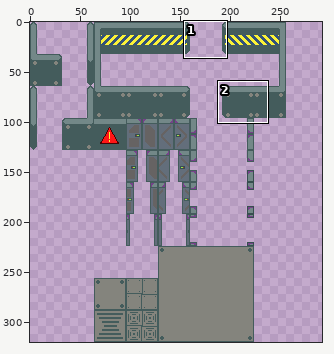
Edited in one commit: sprite sheet (assets/tilemaps/lab_tilemap.png). Above, an overview of the earlier version with the close-up marked.
Close-up. Old version:
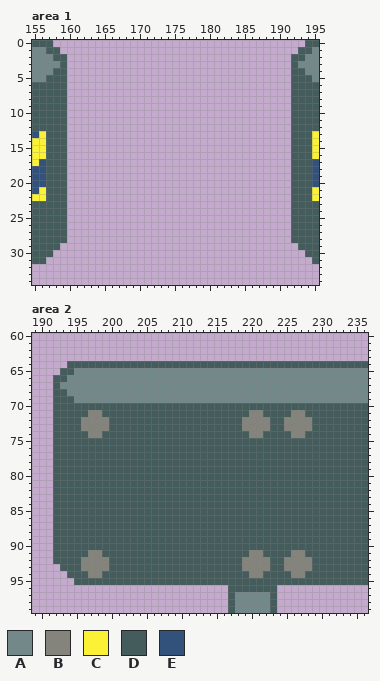
The file is 320x320 pixels. Shown: area 1: x 155..195, y 0..34; area 2: x 189..236, y 60..99. The wide view leaves out empty margins. The commit also changed other parts of the picture, which this record leaves out.
Palette (. is transparent): A #738888  B #84847d  C #fbf236  D #445c5c  E #32527b
Pixels before, area 1, first column x 155:
 0 DDD....................................DD
 1 AADD..................................DDA
 2 AAADD................................DDAA
 3 AAAAD................................DAAA
 4 AAADD................................DDAA
 5 AADDD................................DDDA
 6 DDDDD................................DDDD
 7 DDDDD................................DDDD
 8 DDDDD................................DDDD
 9 DDDDD................................DDDD
10 DDDDD................................DDDD
11 DDDDD................................DDDD
12 DDDDD................................DDDD
13 ECDDD................................DDDC
14 CCDDD................................DDDC
15 CCDDD................................DDDC
16 CCDDD................................DDDC
17 CEDDD................................DDDE
18 EEDDD................................DDDE
19 EEDDD................................DDDE
20 EEDDD................................DDDE
21 ECDDD................................DDDC
22 CCDDD................................DDDC
23 DDDDD................................DDDD
24 DDDDD................................DDDD
25 DDDDD................................DDDD
26 DDDDD................................DDDD
27 DDDDD................................DDDD
28 DDDDD................................DDDD
29 DDDD..................................DDD
30 DDD....................................DD
31 DD......................................D
Pixels before, area 2, first column x 192:
 64 ..DDDDDDDDDDDDDDDDDDDDDDDDDDDDDDDDDDDDDDDDDDD
 65 .DDAAAAAAAAAAAAAAAAAAAAAAAAAAAAAAAAAAAAAAAAAA
 66 DDAAAAAAAAAAAAAAAAAAAAAAAAAAAAAAAAAAAAAAAAAAA
 67 DAAAAAAAAAAAAAAAAAAAAAAAAAAAAAAAAAAAAAAAAAAAA
 68 DDAAAAAAAAAAAAAAAAAAAAAAAAAAAAAAAAAAAAAAAAAAA
 69 DDDAAAAAAAAAAAAAAAAAAAAAAAAAAAAAAAAAAAAAAAAAA
 70 DDDDDDDDDDDDDDDDDDDDDDDDDDDDDDDDDDDDDDDDDDDDD
 71 DDDDDBBDDDDDDDDDDDDDDDDDDDDDBBDDDDBBDDDDDDDDD
 72 DDDDBBBBDDDDDDDDDDDDDDDDDDDBBBBDDBBBBDDDDDDDD
 73 DDDDBBBBDDDDDDDDDDDDDDDDDDDBBBBDDBBBBDDDDDDDD
 74 DDDDDBBDDDDDDDDDDDDDDDDDDDDDBBDDDDBBDDDDDDDDD
 75 DDDDDDDDDDDDDDDDDDDDDDDDDDDDDDDDDDDDDDDDDDDDD
 76 DDDDDDDDDDDDDDDDDDDDDDDDDDDDDDDDDDDDDDDDDDDDD
 77 DDDDDDDDDDDDDDDDDDDDDDDDDDDDDDDDDDDDDDDDDDDDD
 78 DDDDDDDDDDDDDDDDDDDDDDDDDDDDDDDDDDDDDDDDDDDDD
 79 DDDDDDDDDDDDDDDDDDDDDDDDDDDDDDDDDDDDDDDDDDDDD
 80 DDDDDDDDDDDDDDDDDDDDDDDDDDDDDDDDDDDDDDDDDDDDD
 81 DDDDDDDDDDDDDDDDDDDDDDDDDDDDDDDDDDDDDDDDDDDDD
 82 DDDDDDDDDDDDDDDDDDDDDDDDDDDDDDDDDDDDDDDDDDDDD
 83 DDDDDDDDDDDDDDDDDDDDDDDDDDDDDDDDDDDDDDDDDDDDD
 84 DDDDDDDDDDDDDDDDDDDDDDDDDDDDDDDDDDDDDDDDDDDDD
 85 DDDDDDDDDDDDDDDDDDDDDDDDDDDDDDDDDDDDDDDDDDDDD
 86 DDDDDDDDDDDDDDDDDDDDDDDDDDDDDDDDDDDDDDDDDDDDD
 87 DDDDDDDDDDDDDDDDDDDDDDDDDDDDDDDDDDDDDDDDDDDDD
 88 DDDDDDDDDDDDDDDDDDDDDDDDDDDDDDDDDDDDDDDDDDDDD
 89 DDDDDDDDDDDDDDDDDDDDDDDDDDDDDDDDDDDDDDDDDDDDD
 90 DDDDDDDDDDDDDDDDDDDDDDDDDDDDDDDDDDDDDDDDDDDDD
 91 DDDDDBBDDDDDDDDDDDDDDDDDDDDDBBDDDDBBDDDDDDDDD
 92 DDDDBBBBDDDDDDDDDDDDDDDDDDDBBBBDDBBBBDDDDDDDD
 93 .DDDBBBBDDDDDDDDDDDDDDDDDDDBBBBDDBBBBDDDDDDDD
 94 ..DDDBBDDDDDDDDDDDDDDDDDDDDDBBDDDDBBDDDDDDDDD
 95 ...DDDDDDDDDDDDDDDDDDDDDDDDDDDDDDDDDDDDDDDDDD
 96 .........................DDDDDDD.............
 97 .........................DAAAAAD.............
 98 .........................DAAAAAD.............
 99 .........................DAAAAAD.............
New version:
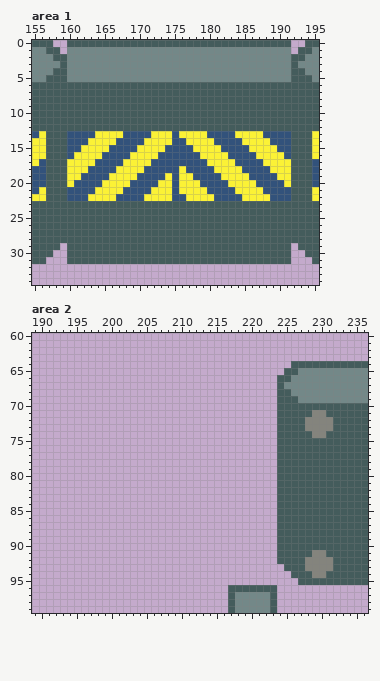
Edits made:
Area 1:
y 0: x 160..191 ................................ -> DDDDDDDDDDDDDDDDDDDDDDDDDDDDDDDD
y 1..5: x 160..191 ................................ -> AAAAAAAAAAAAAAAAAAAAAAAAAAAAAAAA
y 6..12: x 160..191 ................................ -> DDDDDDDDDDDDDDDDDDDDDDDDDDDDDDDD
y 13: x 160..191 ................................ -> EEEECCCCEEEECCCECCCCEEEECCCCEEEE
y 14: x 160..191 ................................ -> EEECCCCEEEECCCCEECCCCEEEECCCCEEE
y 15: x 160..191 ................................ -> EECCCCEEEECCCCEEEECCCCEEEECCCCEE
y 16: x 160..191 ................................ -> ECCCCEEEECCCCEEEEEECCCCEEEECCCCE
y 17: x 160..191 ................................ -> CCCCEEEECCCCEEEEEEEECCCCEEEECCCC
y 18: x 160..191 ................................ -> CCCEEEECCCCEEEEECEEEECCCCEEEECCC
y 19: x 160..191 ................................ -> CCEEEECCCCEEEECECCEEEECCCCEEEECC
y 20: x 160..191 ................................ -> CEEEECCCCEEEECCECCCEEEECCCCEEEEC
y 21: x 160..191 ................................ -> EEEECCCCEEEECCCECCCCEEEECCCCEEEE
y 22: x 160..191 ................................ -> EEECCCCEEEECCCCEECCCCEEEECCCCEEE
y 23..31: x 160..191 ................................ -> DDDDDDDDDDDDDDDDDDDDDDDDDDDDDDDD
Area 2:
y 64: x 194..225 DDDDDDDDDDDDDDDDDDDDDDDDDDDDDDDD -> ................................
y 65: x 193..226 DDAAAAAAAAAAAAAAAAAAAAAAAAAAAAAAAA -> ................................DD
y 66: x 192..225 DDAAAAAAAAAAAAAAAAAAAAAAAAAAAAAAAA -> ................................DD
y 67: x 192..224 DAAAAAAAAAAAAAAAAAAAAAAAAAAAAAAAA -> ................................D
y 68: x 192..225 DDAAAAAAAAAAAAAAAAAAAAAAAAAAAAAAAA -> ................................DD
y 69: x 192..226 DDDAAAAAAAAAAAAAAAAAAAAAAAAAAAAAAAA -> ................................DDD
y 70: x 192..223 DDDDDDDDDDDDDDDDDDDDDDDDDDDDDDDD -> ................................
y 71: x 192..223 DDDDDBBDDDDDDDDDDDDDDDDDDDDDBBDD -> ................................; x 226..227 BB -> DD; x 229..230 DD -> BB
y 72..73: x 192..223 DDDDBBBBDDDDDDDDDDDDDDDDDDDBBBBD -> ................................; x 225..227 BBB -> DDD; x 229..231 DDD -> BBB
y 74: x 192..223 DDDDDBBDDDDDDDDDDDDDDDDDDDDDBBDD -> ................................; x 226..227 BB -> DD; x 229..230 DD -> BB
y 75..90: x 192..223 DDDDDDDDDDDDDDDDDDDDDDDDDDDDDDDD -> ................................
y 91: x 192..223 DDDDDBBDDDDDDDDDDDDDDDDDDDDDBBDD -> ................................; x 226..227 BB -> DD; x 229..230 DD -> BB
y 92: x 192..223 DDDDBBBBDDDDDDDDDDDDDDDDDDDBBBBD -> ................................; x 225..227 BBB -> DDD; x 229..231 DDD -> BBB
y 93: x 193..227 DDDBBBBDDDDDDDDDDDDDDDDDDDBBBBDDBBB -> ................................DDD; x 229..231 DDD -> BBB
y 94: x 194..227 DDDBBDDDDDDDDDDDDDDDDDDDDDBBDDDDBB -> ................................DD; x 229..230 DD -> BB
y 95: x 195..226 DDDDDDDDDDDDDDDDDDDDDDDDDDDDDDDD -> ................................
Pixel boxes of the changes (left, top, right, bottom) in both close-ups:
added: (67, 40, 291, 264)
changed: (53, 361, 333, 585)
